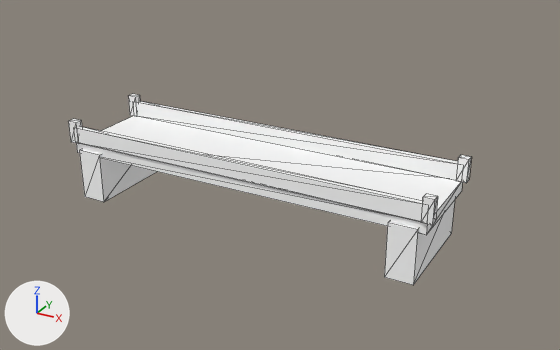
One commit to the glTF model public/assets/models/architecture/bridge.glb: the scene before it, then after it.
Both versions are drawn from a 50 mm lens placed at (10.8, -18.31, 8.82), pointed at (0.48, 0.44, -0.55). Arrows for +X, +Y and +Z are at lower left; the lights stay in place. The first picture is the older version. Mesh edges are drawn as thin lines. Vertices at exactly the same position are counted once.

In view in the first picture: 'bridge'.
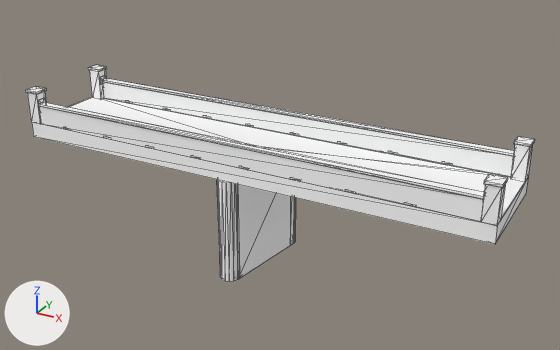
Location of each change, [x1, y1, x2, y2] in pixels of the pictures (560 x 350 px; the box of a moved part takes in the faces that stretch with it):
'bridge', reshaped, moved, rescaled (26% wider, 13% taller): before [68, 94, 471, 285]; after [26, 65, 535, 281]
part 1 of me_bridge, added: after [32, 123, 528, 244]
part 2 of me_bridge, added: after [102, 82, 513, 177]
part 3 of me_bridge, moved or reshaped: before [128, 94, 140, 117]; after [89, 70, 106, 99]
part 4 of me_bridge, moved or reshaped: before [456, 155, 471, 183]; after [511, 145, 532, 181]
part 5 of me_bridge, added: after [39, 107, 483, 222]
part 6 of me_bridge, moved or reshaped: before [68, 119, 82, 144]; after [27, 92, 46, 124]
part 7 of me_bridge, moved or reshaped: before [421, 194, 438, 225]; after [481, 185, 505, 226]
part 8 of me_bridge, added: after [69, 97, 526, 221]
part 9 of me_bridge, added: after [102, 78, 513, 157]
part 10 of me_bridge, added: after [88, 65, 107, 72]
part 11 of me_bridge, added: after [514, 136, 535, 147]
part 12 of me_bridge, added: after [38, 102, 484, 199]
part 13 of me_bridge, added: after [26, 87, 46, 94]
part 14 of me_bridge, added: after [484, 174, 508, 188]
part 15 of me_bridge, added (mostly hidden): after [294, 198, 296, 242]
part 16 of me_bridge, added: after [217, 180, 238, 281]
part 17 of me_bridge, deleted: before [384, 200, 455, 285]
part 18 of me_bridge, deleted: before [79, 149, 157, 202]
part 19 of me_bridge, moved or reshaped: before [76, 101, 463, 235]; after [38, 75, 514, 196]
part 20 of me_bridge, added: after [236, 184, 294, 279]

Patch to the scene script:
```diff
--- a/public/assets/models/architecture/bridge.glb.py
+++ b/public/assets/models/architecture/bridge.glb.py
@@ me_bridge @@
 # used by ob_bridge; location = (0.0, 0.0, -0.55); scale = (5.88, 5.88, 5.88)
-me_bridge.from_pydata(...)  # 72 vertices, 108 faces; spans x -1.0..1.0, y -0.27..0.27, z -0.21..0.21
+me_bridge.from_pydata(...)  # 340 vertices, 532 faces; spans x -1.0..1.0, y -0.23..0.23, z -0.32..0.32
+# me_bridge part 1: a new loose piece, a box spanning x -0.997..0.997, y -0.214..0.214, z 0.109..0.176, in mat_concrete (white #ffffff)
+# me_bridge part 2: a new loose piece, a box spanning x -0.944..0.944, y 0.188..0.214, z 0.176..0.256, in mat_concrete (white #ffffff)
+# me_bridge part 3: the loose piece of 8 vertices spanning x -1.0..-0.95, y 0.23..0.27, z 0.09..0.21 is moved by (0.0, -0.05, 0.09)
+# me_bridge part 4: the loose piece of 8 vertices spanning x 0.95..1.0, y 0.23..0.27, z 0.09..0.21 is moved by (0.0, -0.05, 0.09)
+# me_bridge part 5: a new loose piece, a box spanning x -0.944..0.944, y -0.214..-0.188, z 0.176..0.256, in mat_concrete (white #ffffff)
+# me_bridge part 6: the loose piece of 8 vertices spanning x -1.0..-0.95, y -0.27..-0.23, z 0.09..0.21 is moved by (0.0, 0.05, 0.09)
+# me_bridge part 7: the loose piece of 8 vertices spanning x 0.95..1.0, y -0.27..-0.23, z 0.09..0.21 is moved by (0.0, 0.05, 0.09)
+# me_bridge part 8: a new loose piece, a box spanning x -0.9973..0.9973, y -0.181..0.181, z 0.1752..0.1792, in mat_concrete_dark (white #ffffff)
+# me_bridge part 9: a new loose piece, a box spanning x -0.9437..0.9437, y 0.1837..0.2185, z 0.256..0.2654, in mat_concrete_cap (white #ffffff)
+# me_bridge part 10: a new loose piece, a box spanning x -1.0..-0.941, y 0.164..0.223, z 0.31..0.32, in mat_concrete_cap (white #ffffff)
+# me_bridge part 11: a new loose piece, a box spanning x 0.941..1.0, y 0.164..0.223, z 0.31..0.32, in mat_concrete_cap (white #ffffff)
+# me_bridge part 12: a new loose piece, a box spanning x -0.9437..0.9437, y -0.2185..-0.1837, z 0.256..0.2654, in mat_concrete_cap (white #ffffff)
+# me_bridge part 13: a new loose piece, a box spanning x -1.0..-0.941, y -0.223..-0.164, z 0.31..0.32, in mat_concrete_cap (white #ffffff)
+# me_bridge part 14: a new loose piece, a box spanning x 0.941..1.0, y -0.223..-0.164, z 0.31..0.32, in mat_concrete_cap (white #ffffff)
+# me_bridge part 15: a new loose piece of 30 vertices spanning x -0.01..0.07, y 0.15..0.23, z -0.32..0.11, in mat_concrete_old (white #ffffff)
+# me_bridge part 16: a new loose piece of 30 vertices spanning x -0.07..0.01, y -0.23..-0.15, z -0.32..0.11, in mat_concrete_old (white #ffffff)
+# me_bridge part 17: the loose piece of 8 vertices spanning x 0.8..0.94, y -0.27..0.27, z -0.21..0.06 is deleted
+# me_bridge part 18: the loose piece of 8 vertices spanning x -0.94..-0.8, y -0.27..0.27, z -0.21..0.06 is deleted
+# me_bridge part 19: 24 vertices removed from x -0.97..0.97, y -0.26..0.26, z 0.03..0.18; 32 vertices added at x -0.95..0.95, y -0.21..0.21, z 0.25..0.28
+# me_bridge part 20: 8 vertices added at x -0.07..0.07, y -0.19..0.19, z -0.32..0.11
+# other edits to the shape of me_bridge do not show in these pictures
 me_bridge.materials.append(mat_concrete)
+me_bridge.materials.append(mat_concrete_dark)  # white #ffffff
+me_bridge.materials.append(mat_concrete_cap)  # white #ffffff
+me_bridge.materials.append(mat_metal_dark)  # white #ffffff
+me_bridge.materials.append(mat_concrete_old)  # white #ffffff
@@ ob_bridge @@
 ob_bridge = bpy.data.objects.new('bridge', me_bridge)
-ob_bridge.location = (0.0, 0.0, -0.55)
-ob_bridge.scale = (5.88, 5.88, 5.88)
+ob_bridge.location = (0.0, 0.0, -0.91)
+ob_bridge.scale = (7.46, 7.46, 7.46)
```
